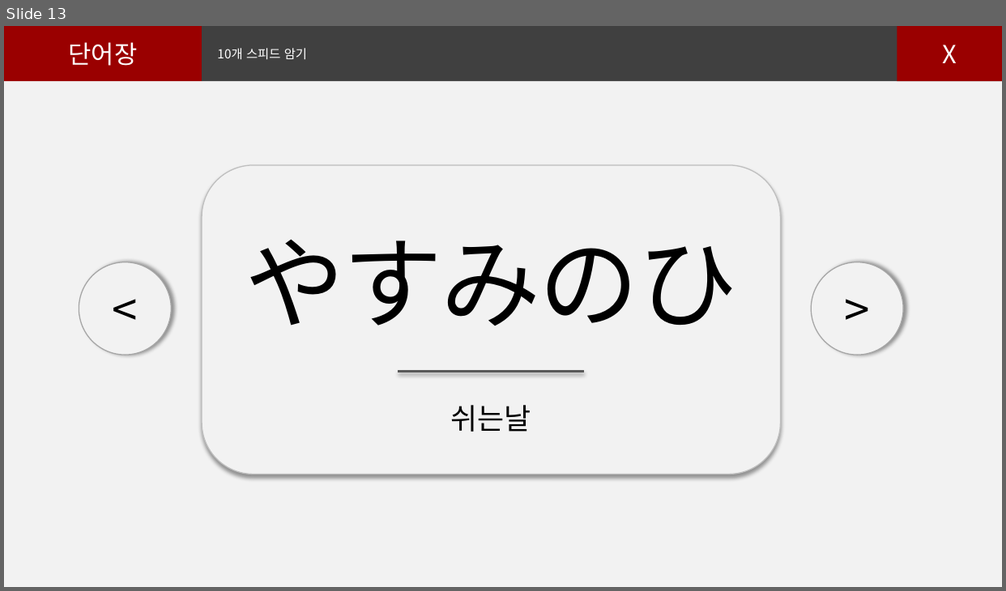
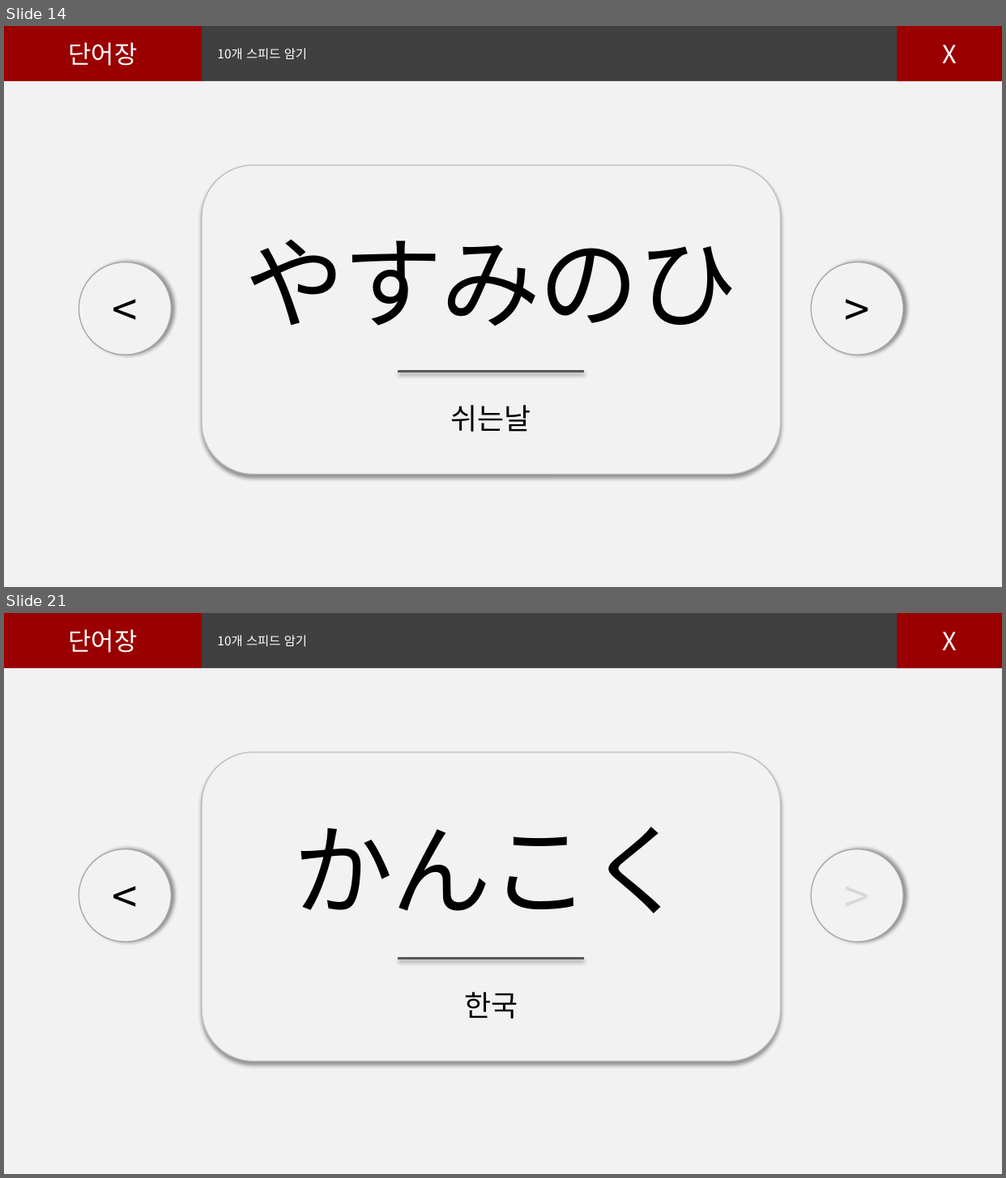
Before and after one commit to jaeyunSTRONE/nihonggo, a slide deck: 마이니치니홍고.pptx. Shown one above the other, each under a label of ours: slide 13 before the commit, slides 14 and 21 after it; the slides between them are not shown. The pictures are 1006x591 and 1006x1178 pixels, drawn with LibreOffice and Linux fonts; fonts in the diff are those of the drawing. Boxes give left, top, right and bottom in pixels: in the first picture for what was removed or moved away, otherwise in the second. Text is boxed around its words. In the diff, an @@ line names an element or a change of style, - is before the commit and + after.

```diff
--- a/마이니치니홍고.pptx
+++ b/마이니치니홍고.pptx
@@ slide 21 added at bbox=[4, 613, 1002, 1174], background #FFFFFF @@
@@ rectangle added at bbox=[4, 613, 202, 668], fill #9A0000, 24 pt, text #FFFFFF @@
+단어장
@@ rectangle added at bbox=[202, 613, 1002, 668], fill #404040, 12 pt, text #FFFFFF @@
+10개 스피드 암기
@@ rectangle added at bbox=[897, 613, 1002, 668], fill #9A0000, 24 pt, text #FFFFFF @@
+X
@@ rectangle added at bbox=[4, 668, 1002, 1174], fill #F2F2F2 @@
@@ rounded rectangle added at bbox=[202, 752, 780, 1062], fill #F2F2F2, outline #BFBFBF 1 pt @@
@@ text added at bbox=[294, 827, 688, 914], 96 pt, text #000000 @@
+かんこく
@@ ellipse added at bbox=[79, 850, 171, 943], fill #F2F2F2, outline #A6A6A6 1 pt, 44 pt, text #000000 @@
+<
@@ ellipse added at bbox=[811, 850, 903, 943], fill #F2F2F2, outline #A6A6A6 1 pt, 44 pt, text #D9D9D9 @@
+>
@@ line added from (398, 959) to (584, 959), #595959 2.25 pt @@
@@ text added at bbox=[464, 992, 518, 1019], 28 pt, text #000000 @@
+한국
@@ what was slide 13 is now slide 14 @@
```
Also in this commit, not shown: 4 slides changed, 23 other slides added.
